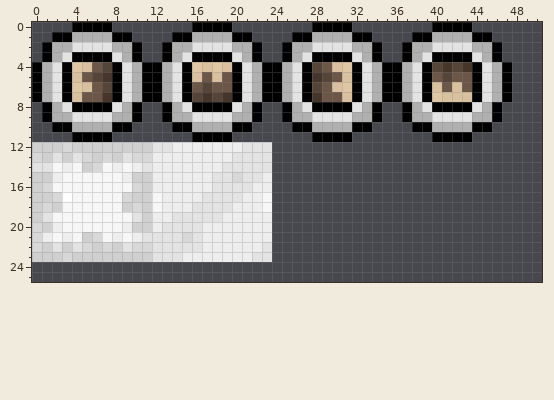
A sprite sheet gets an edit: Sprite_Sheet.png. The picture above was drawn from the file before the commit.
The file is 128x128 pixels. Pixels under 10% opacity are left out. Colours within 5 levels of each other are drawn and written as one. Shown: x 0..50, y 0..25.
New version:
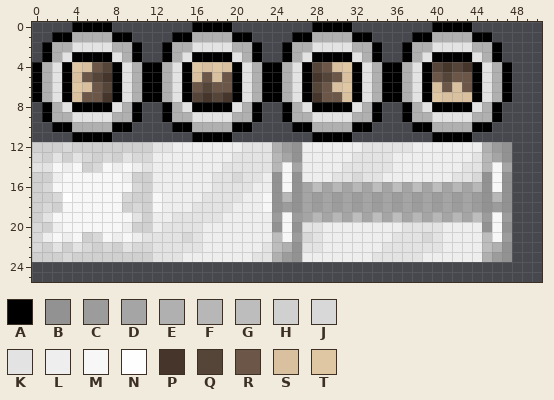
Palette (. is transparent): A #000000  B #929292  C #9c9c9c  D #a5a5a5  E #b0b0b0  F #b7b7b7  G #bdbdbd  H #d0d0d0  J #d8d8d8  K #e3e3e3  L #eeeeee  M #f7f7f7  N #fefefe  P #46352a  Q #554438  R #6b5648  S #d9c19f  T #e0c7a4
Diff:
@@ x 22..49 @@
 11 ......AAAA........AAAA......
-12 KK..........................
-13 KK..........................
-14 KK..........................
-15 KL..........................
-16 LL..........................
-17 LM..........................
-18 LM..........................
-19 LL..........................
-20 LL..........................
-21 LL..........................
-22 LK..........................
-23 KK..........................
+12 KKECBLLLLLLKKKKKLLLLLLLECB..
+13 KKFDBLLLLLKKKKLLLLLLLLKFDB..
+14 KKFMDLLLLKKKKKLLLLLLLKKFMD..
+15 KLBMBLLLKKJKKLLLLLLLKKJBMB..
+16 LLBMBDGDFDFDGDGDGDGDFDFBMB..
+17 LMBFBDCDCDCDCDCDCDCDCDCBFB..
+18 LMBCBDCDCDCDCDCDCDCDCDCBCB..
+19 LLCMCDFDFDGDGDGDFDFDFDGCMC..
+20 LLBMBKKLLLLLLLLKKKKLLLLBMB..
+21 LLGMCJKLLLLLLLKKKJKLLLLGMC..
+22 LKGEBKKLLLLLLKKKKKKLLLLGEB..
+23 KKECBLLLLLLLKKKKKLLLLLLECB..
 24 ............................
